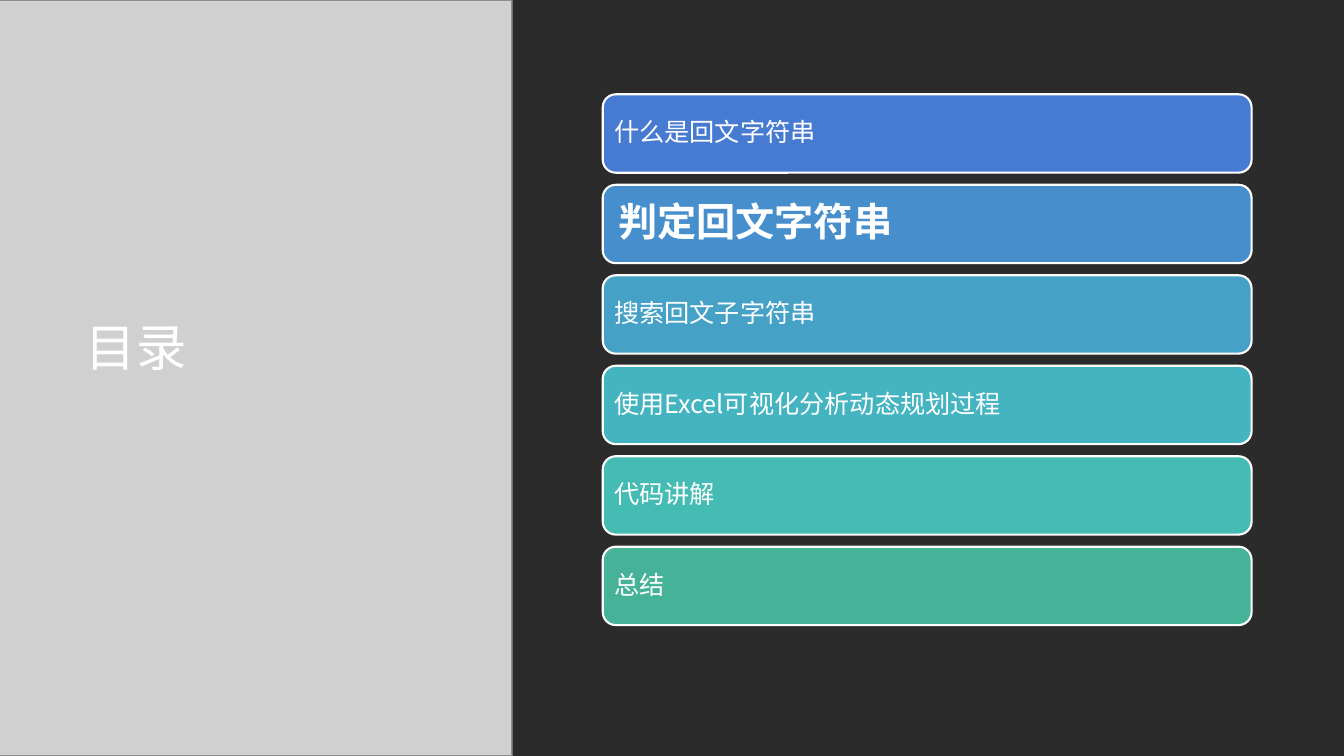
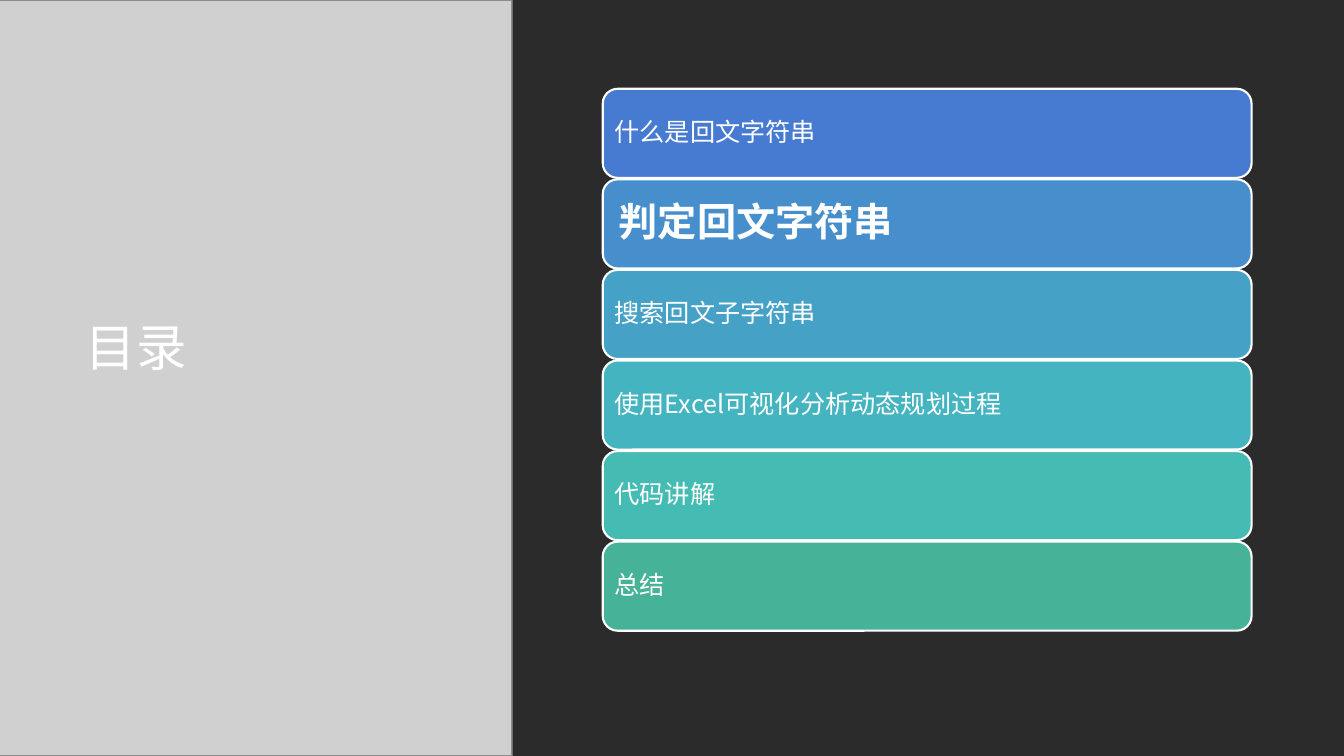
Before and after one commit to oneminute/leetcode, a slide deck: slide 4 of problems/longest-palindromic-substring/tutorial.pptx. Drawn at 1344x756 pixels with LibreOffice and Linux fonts; fonts in the diff are those of the drawing; grey boxes stand for pictures; background and template pictures are left out; a plain dark background stands for a picture behind light text. Boxes give left, top, right and bottom in pixels: in the first picture for what was removed or moved away, otherwise in the second. Text is boxed around its words. In the diff, an @@ line names an element or a change of style, - is before the commit and + after.

```diff
--- a/problems/longest-palindromic-substring/tutorial.pptx
+++ b/problems/longest-palindromic-substring/tutorial.pptx
@@ rounded rectangle: place and size @@
-rounded rectangle at bbox=[603, 95, 1252, 173]
+rounded rectangle at bbox=[603, 89, 1252, 177]
@@ rounded rectangle: place and size @@
-rounded rectangle at bbox=[603, 185, 1252, 263]
+rounded rectangle at bbox=[603, 179, 1252, 268]
@@ rounded rectangle: place and size @@
-rounded rectangle at bbox=[603, 275, 1252, 354]
+rounded rectangle at bbox=[603, 270, 1252, 359]
@@ rounded rectangle: place and size @@
-rounded rectangle at bbox=[603, 366, 1252, 445]
+rounded rectangle at bbox=[603, 361, 1252, 450]
@@ rounded rectangle: place and size @@
-rounded rectangle at bbox=[603, 457, 1252, 535]
+rounded rectangle at bbox=[603, 451, 1252, 539]
@@ rounded rectangle: place and size @@
-rounded rectangle at bbox=[603, 546, 1252, 625]
+rounded rectangle at bbox=[603, 541, 1252, 630]
```
Also in this commit, not shown: 5 other slides changed, 3 slides added, 2 other files.
